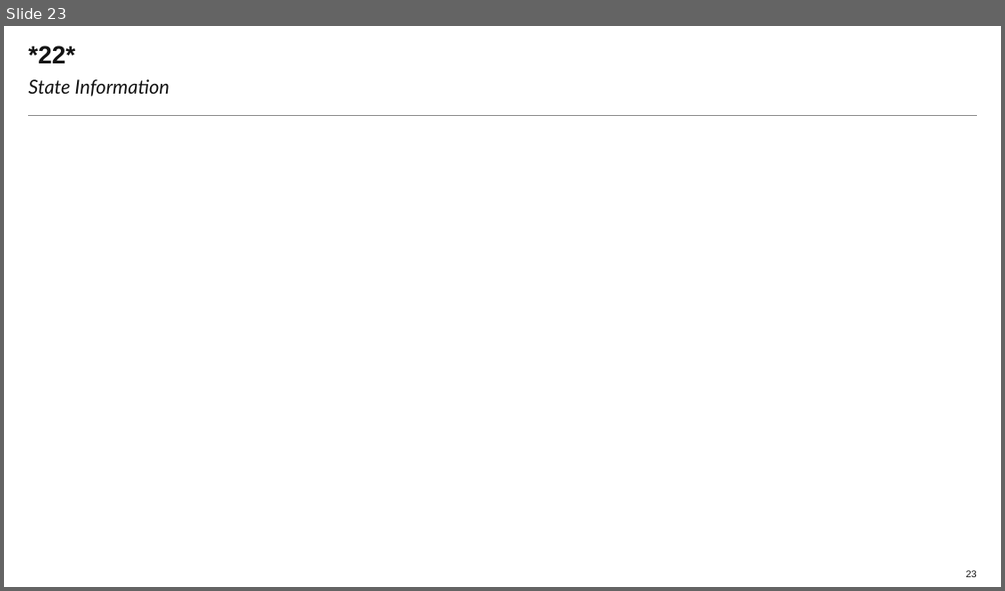
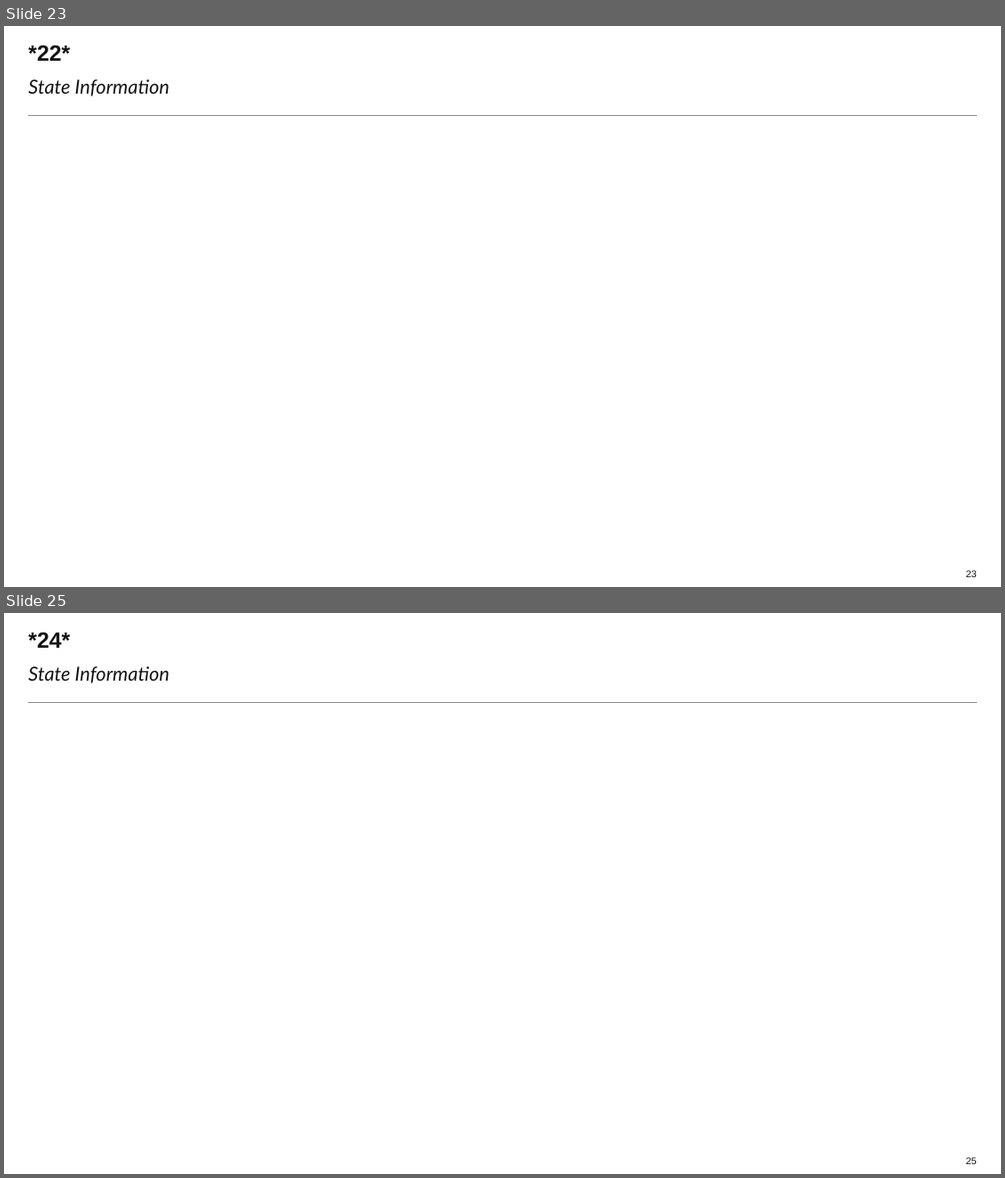
Before and after one commit to Laurapaws/graphGrabber, a slide deck: newDeck.pptx. Shown one above the other, each under a label of ours: slide 23 before the commit, slides 23 and 25 after it; the slides between them are not shown. The pictures are 1005x591 and 1005x1178 pixels, drawn with LibreOffice and Linux fonts; fonts in the diff are those of the drawing; background and template pictures are left out. Boxes give left, top, right and bottom in pixels: in the first picture for what was removed or moved away, otherwise in the second. Text is boxed around its words. In the diff, an @@ line names an element or a change of style, - is before the commit and + after.

```diff
--- a/newDeck.pptx
+++ b/newDeck.pptx
@@ slide 25 added at box(4, 613, 1001, 1174), background #FFFFFF; not listed: 1 template element that a slide beside it also shows @@
@@ title added at box(28, 632, 70, 648), 16 pt, text #131313, bold @@
+*24*
@@ text added at box(28, 666, 170, 683), 14 pt, text #131313, italic @@
+State Information
@@ page number added at box(966, 1157, 977, 1164), 7 pt, text #131313 @@
+25
@@ slide 23 changed as well @@
@@ title "*22*" at box(28, 45, 70, 61): size 18 to 16 pt @@
```
Also in this commit, not shown: 22 other slides changed, 26 other slides added, 5 other files.
